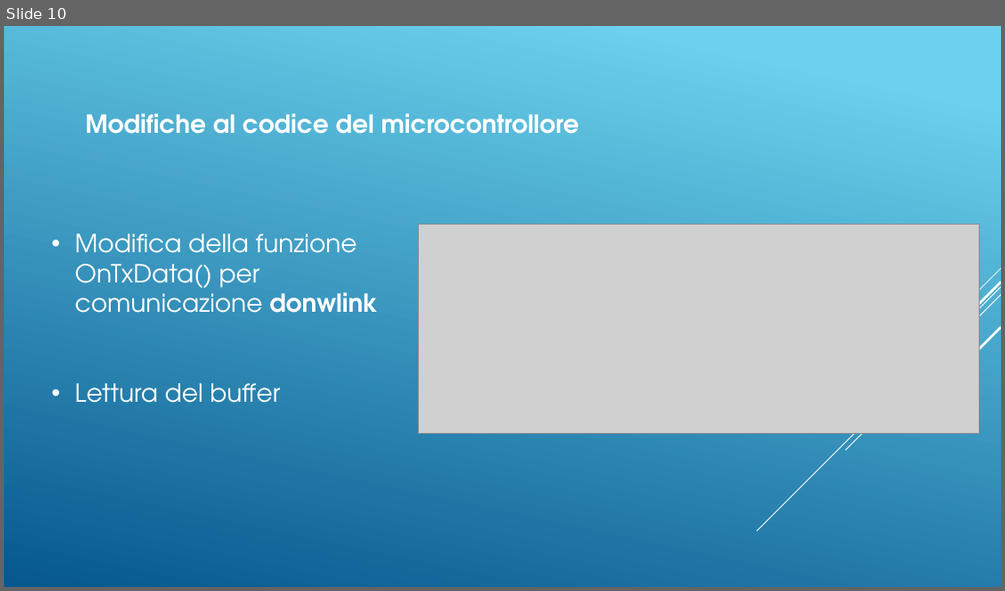
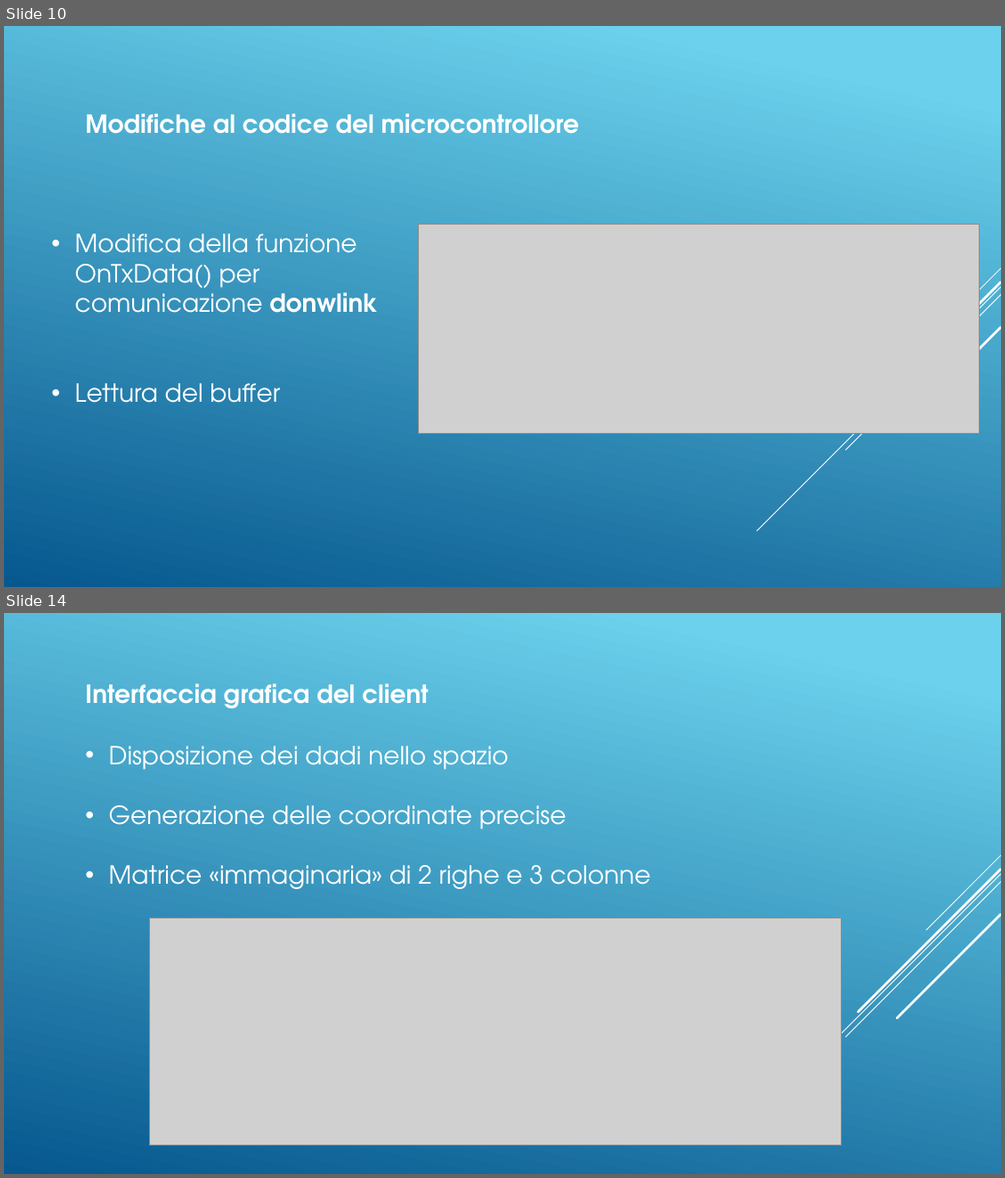
Before and after one commit to DaddaOperator/STM-Micro-Exercises-PLSD-, a slide deck: PresentazioneOfficial.pptx. Shown one above the other, each under a label of ours: slide 10 before the commit, slides 10 and 14 after it; the slides between them are not shown. The pictures are 1005x591 and 1005x1178 pixels, drawn with LibreOffice and Linux fonts; fonts in the diff are those of the drawing; grey boxes stand for pictures. Boxes give left, top, right and bottom in pixels: in the first picture for what was removed or moved away, otherwise in the second. Text is boxed around its words. In the diff, an @@ line names an element or a change of style, - is before the commit and + after.

```diff
--- a/PresentazioneOfficial.pptx
+++ b/PresentazioneOfficial.pptx
@@ slide 14 added at [4,613,1001,1174], background gradient #6ED2EB to #06588E; not listed: 5 template elements that a slide beside it also shows @@
@@ text added at [85,683,428,708], 24 pt, text #FFFFFF, bold @@
+Interfaccia grafica del client
@@ text added at [109,746,651,889], 24 pt, text #FFFFFF @@
+• Disposizione dei dadi nello spazio
+• Generazione delle coordinate precise
+• Matrice «immaginaria» di 2 righe e 3 colonne
@@ picture added at [150,918,841,1144] @@
```
Also in this commit, not shown: 1 slide changed, 4 other slides added, 3 slides removed, 3 other files.
